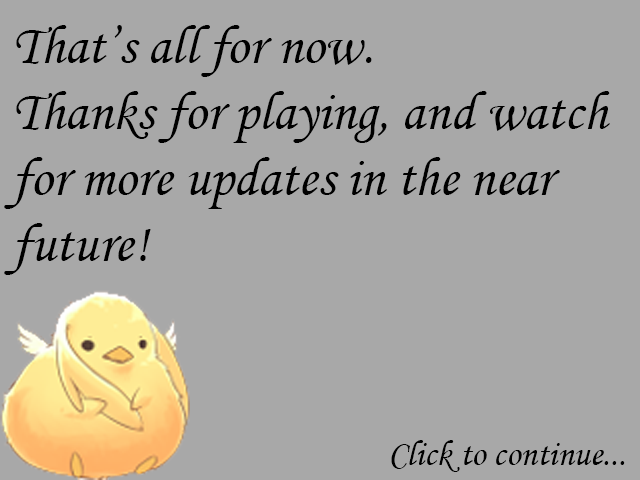
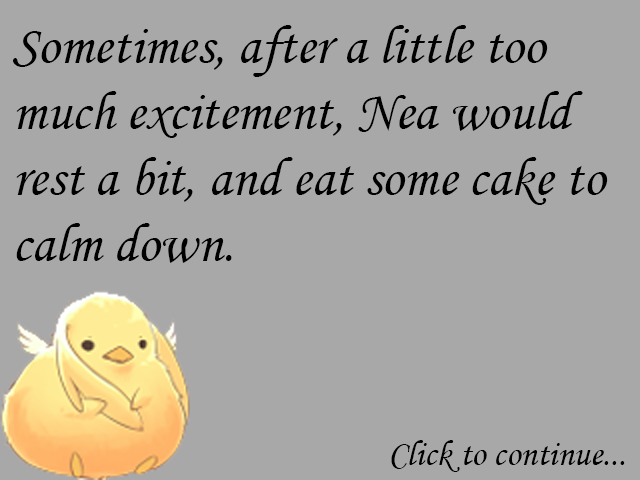
Layer changes from the first 640px x 480px image to the second:
hid "floorFin text" over bbox(4, 25, 610, 275)
added layer "floor9 text" above "floor8 text" over bbox(13, 25, 608, 263)
